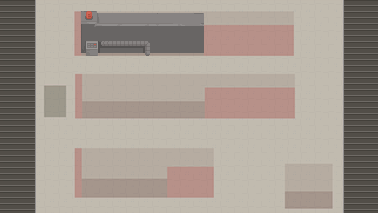
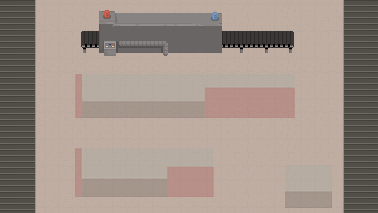
Comparing the layer stacks of the two 378×213 images. Changes:
added layer "Layer 6" above "Layer 7 copy" over [106, 44, 114, 47]
added layer "Layer 7 copy" above "Layer 7" over [103, 10, 111, 19]
added layer "Layer 7" above "Layer 5" over [211, 12, 219, 21]
painted on "Layer 5" over [81, 11, 222, 56]
added layer "Layer 7 copy 12" above "Layer 7 copy 9" over [81, 31, 168, 53]
added layer "Layer 7 copy 9" above "Layer 2" over [88, 31, 294, 53]
painted on "Layer 2" over [36, 0, 343, 213]
